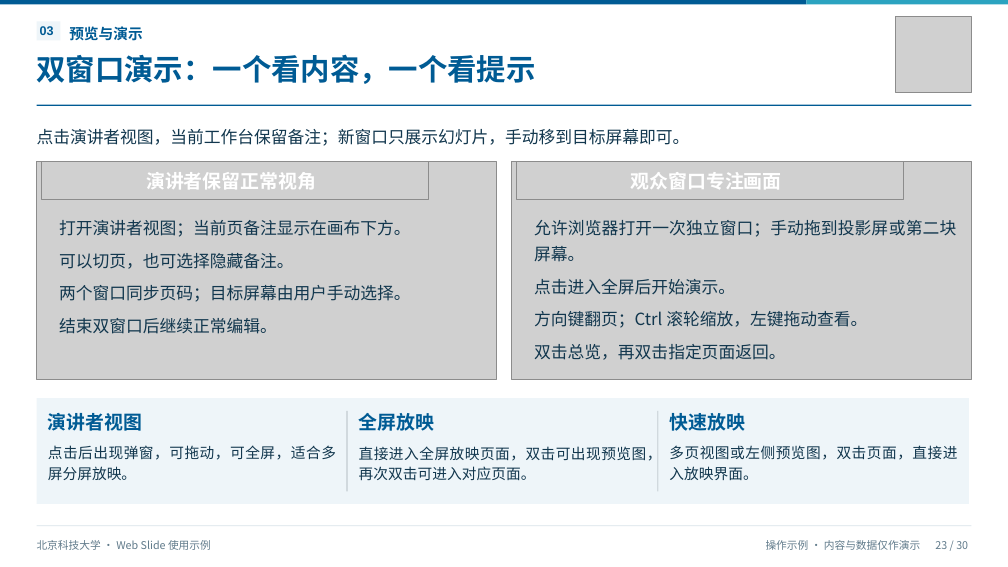
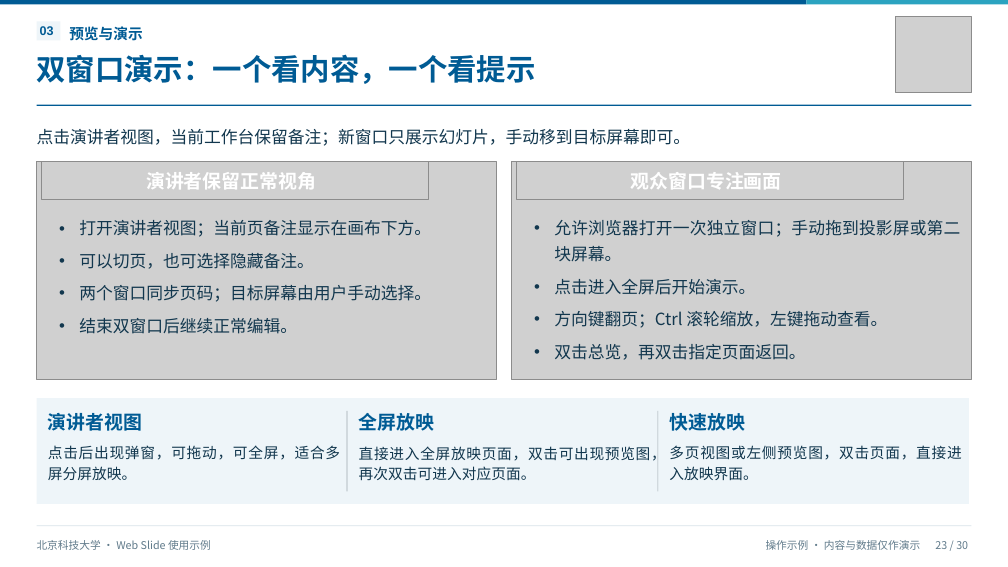
Before and after one commit to lbsun1999/html2ppt-web-slide, a slide deck: slide 23 of output/北京科技大学_WebSlide科研汇报示例.pptx. Drawn at 1008x567 pixels with LibreOffice and Linux fonts; fonts in the diff are those of the drawing; grey boxes stand for pictures; background and template pictures are left out. Boxes give left, top, right and bottom in pixels: in the first picture for what was removed or moved away, otherwise in the second. Text is boxed around its words. In the diff, an @@ line names an element or a change of style, - is before the commit and + after.

```diff
--- a/output/北京科技大学_WebSlide科研汇报示例.pptx
+++ b/output/北京科技大学_WebSlide科研汇报示例.pptx
@@ bullet none to • in 8 elements at bbox=[79, 220, 431, 237], bbox=[79, 253, 314, 269], bbox=[79, 285, 431, 302], bbox=[79, 318, 297, 334], bbox=[554, 279, 755, 295], bbox=[554, 311, 887, 328], bbox=[554, 344, 805, 360], bbox=[554, 220, 960, 262] @@
@@ text "点击后出现弹窗，可拖动，可全屏，适合多屏分屏放映。" rewrapped from bbox=[48, 445, 336, 480] to bbox=[48, 445, 340, 480] @@
@@ text "直接进入全屏放映页面，双击可出现预览图，再次双击可进入对应页面。" rewrapped from bbox=[359, 446, 662, 481] to bbox=[359, 446, 666, 481] @@
@@ text "多页视图或左侧预览图，双击页面，直接进入放映界面。" rewrapped from bbox=[669, 445, 957, 480] to bbox=[669, 445, 961, 480] @@
```
Also in this commit, not shown: 28 other slides changed, 31 other files.
